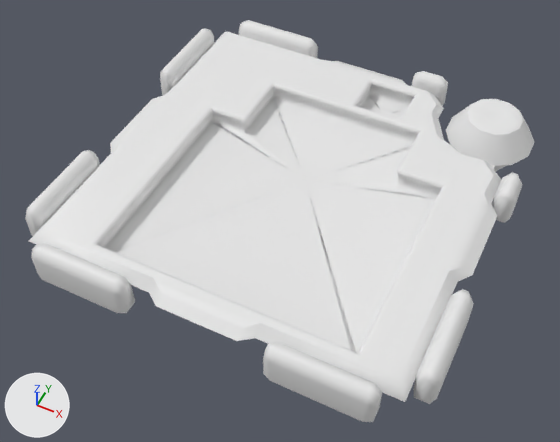
The OBJ model Assets/Assets/ModelComponent.obj, before and after one commit.
Camera for both pictures: a 50 mm lens placed at (1.13, -2.42, 2.77), pointed at (-0.01, -0.15, -0.07). The lights are fixed; the arrows at lower left show +X, +Y and +Z. Where no turn or scale is listed for an object, it has been applied to the vertices.

The scene before the commit, as lines of its bpy script (objects in view):
```python
me_modelcomponent = bpy.data.meshes.new('ModelComponent')
me_modelcomponent.from_pydata(...)  # 745 vertices, 606 faces; spans x -1.0..1.0, y -1.0..1.0, z -0.09..0.2
ob_modelcomponent = bpy.data.objects.new('ModelComponent', me_modelcomponent)
ob_modelcomponent.location = (0.0, 0.0, 0.0)
```
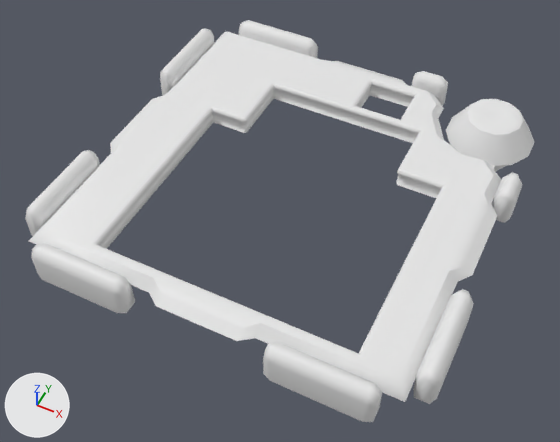
Pixel boxes (x1, y1, x2, y2) of what changed, in the pictures (560 x 442 px):
```json
{"part": 1, "of": "me_modelcomponent", "change": "cut back", "before": [107, 95, 436, 353], "after": [213, 113, 244, 133]}
```

Scene script edits in JSON lines:
```json
{"block": "me_modelcomponent", "where": "# used by ob_modelcomponent"}
{"op": "remove", "block": "me_modelcomponent", "code": "me_modelcomponent.from_pydata(...)  # 745 vertices, 606 faces; spans x -1.0..1.0, y -1.0..1.0, z -0.09..0.2"}
{"op": "add", "block": "me_modelcomponent", "code": "me_modelcomponent.from_pydata(...)  # 743 vertices, 576 faces; spans x -1.0..1.0, y -1.0..1.0, z -0.09..0.2"}
{"block": "me_modelcomponent", "change": "me_modelcomponent part 1"}
{"block": "me_modelcomponent", "change": "2 vertices are removed from x 0.03..0.19, y 0.05..0.69, z 0.05"}
{"block": "me_modelcomponent", "change": "36 faces are deleted"}
{"block": "me_modelcomponent", "change": "6 new faces join them"}
```
